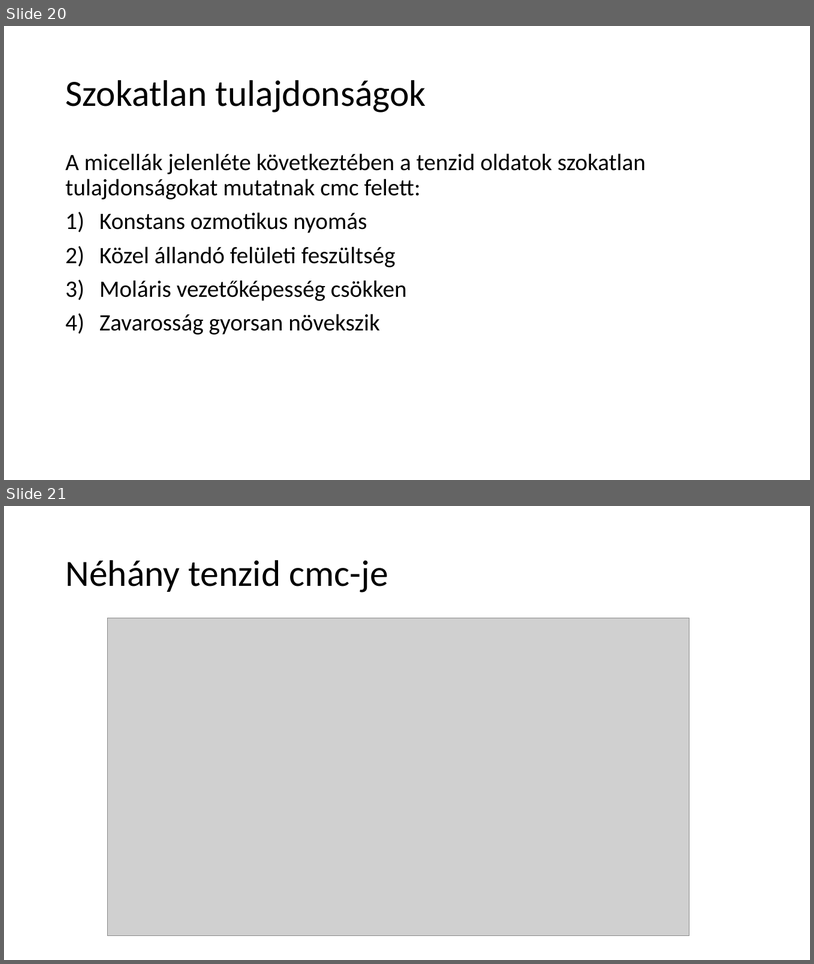
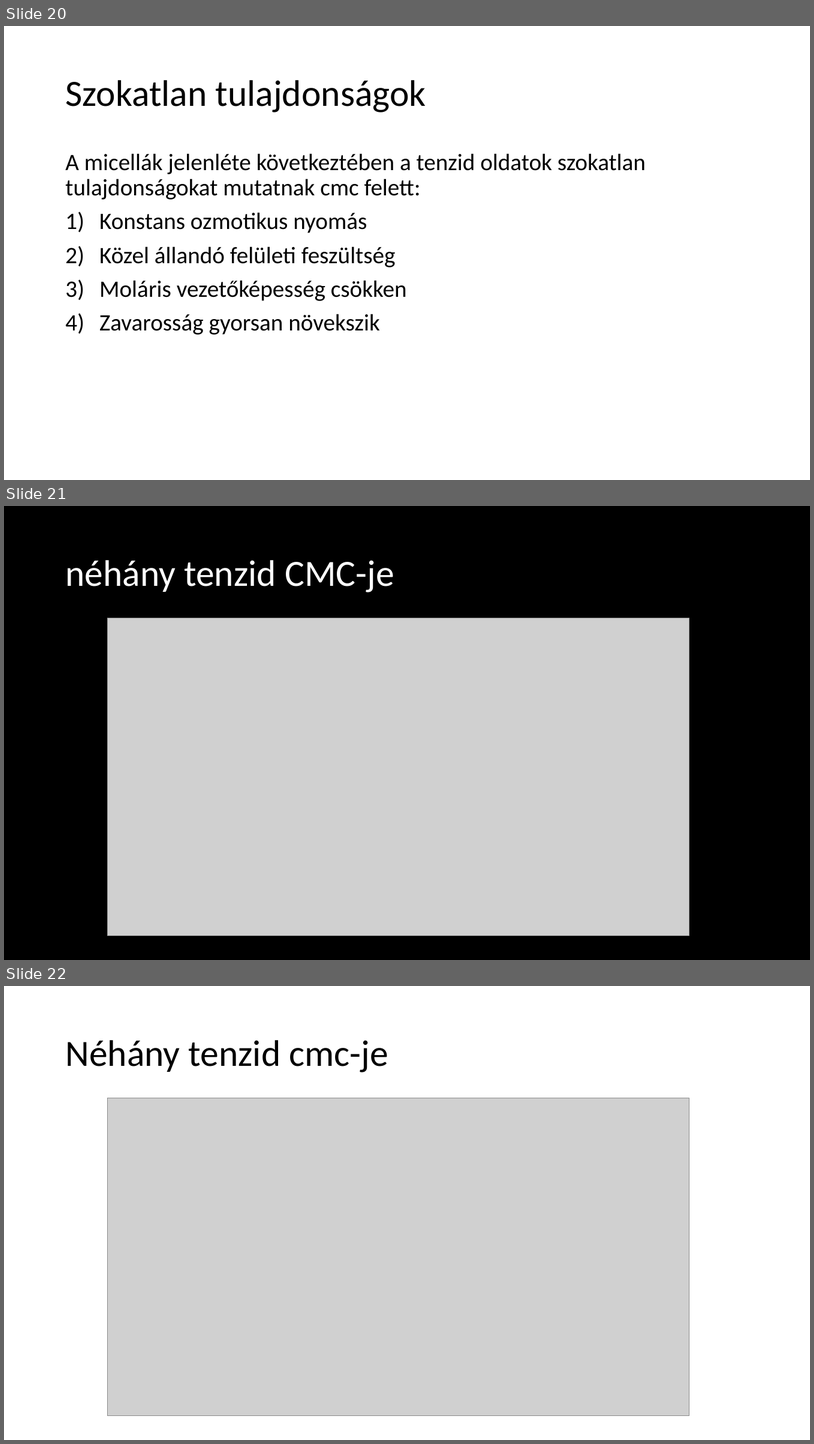
Before and after one commit to LilianaBohus/chemistry-presenations, a slide deck: adjuvants.pptx. Shown one above the other, each under a label of ours: slides 20 and 21 before the commit, slides 20, 21 and 22 after it. The pictures are 814x964 and 814x1444 pixels, drawn with LibreOffice and Linux fonts; fonts in the diff are those of the drawing; grey boxes stand for pictures; background and template pictures are left out. Boxes give left, top, right and bottom in pixels: in the first picture for what was removed or moved away, otherwise in the second. Text is boxed around its words. In the diff, an @@ line names an element or a change of style, - is before the commit and + after.

```diff
--- a/adjuvants.pptx
+++ b/adjuvants.pptx
@@ slide 21 added at (4,506,810,960), background picture (left out) @@
@@ text added at (65,560,394,592), 44 pt, text #FFFFFF @@
+néhány tenzid CMC-je
@@ picture added at (107,618,689,936) @@
@@ what was slide 21 is now slide 22 @@
```
Also in this commit, not shown: 5 slides changed, 1 other slide added, 1 slide removed.
